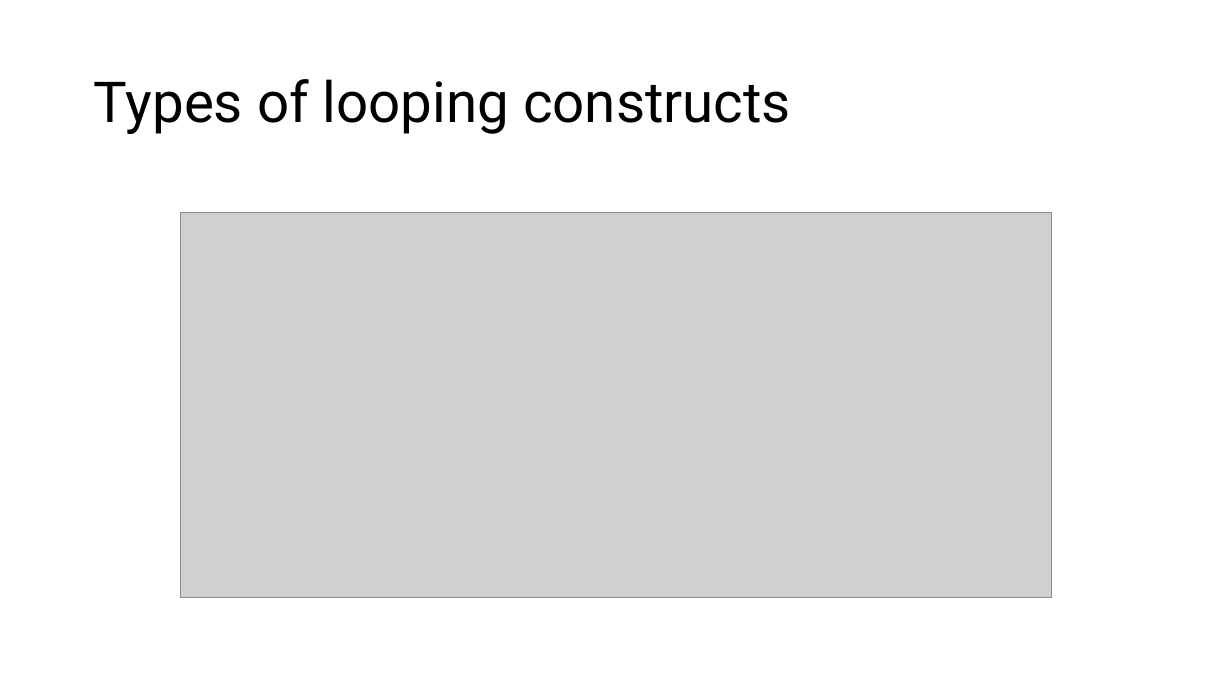
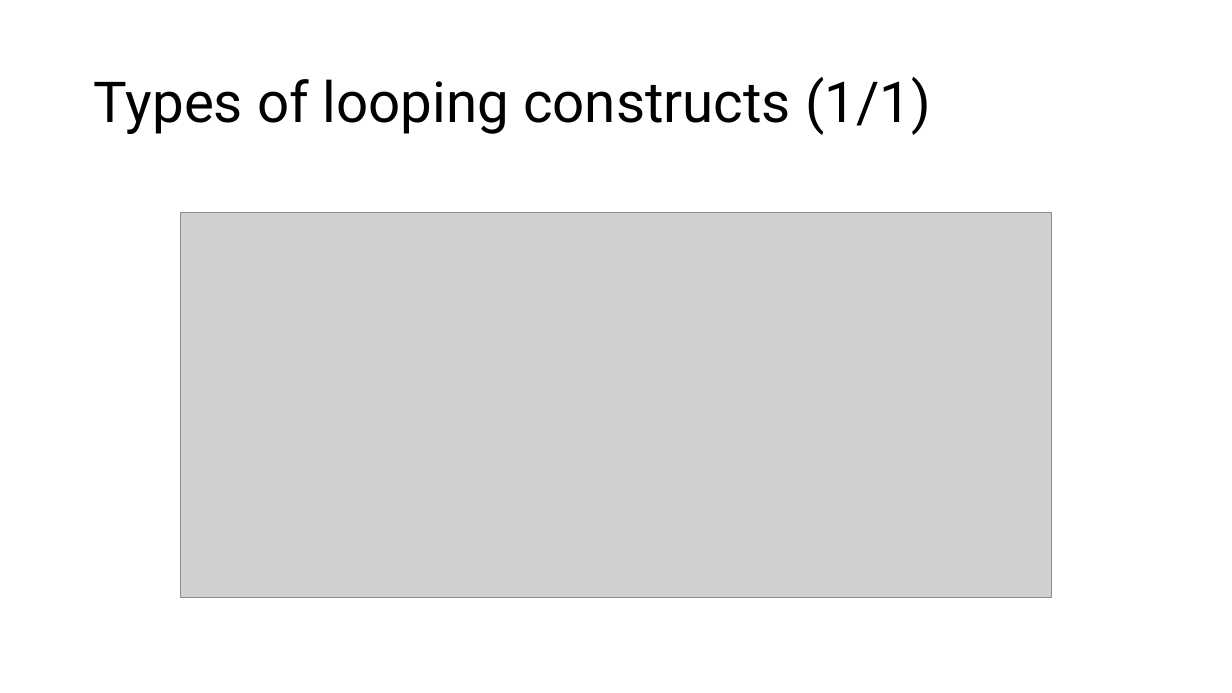
Before and after one commit to s9001055/DV_learning, a slide deck: slide 26 of SystemVerilog_語法學習.pptx. Drawn at 1232x693 pixels with LibreOffice and Linux fonts; fonts in the diff are those of the drawing; grey boxes stand for pictures. Boxes give left, top, right and bottom in pixels: in the first picture for what was removed or moved away, otherwise in the second. Text is boxed around its words. In the diff, an @@ line names an element or a change of style, - is before the commit and + after.

```diff
--- a/SystemVerilog_語法學習.pptx
+++ b/SystemVerilog_語法學習.pptx
@@ title at bbox=[94, 77, 931, 135]: text changed @@
-Types of looping constructs
+Types of looping constructs (1/1)
```
Also in this commit, not shown: 6 slides added, 5 other files.
